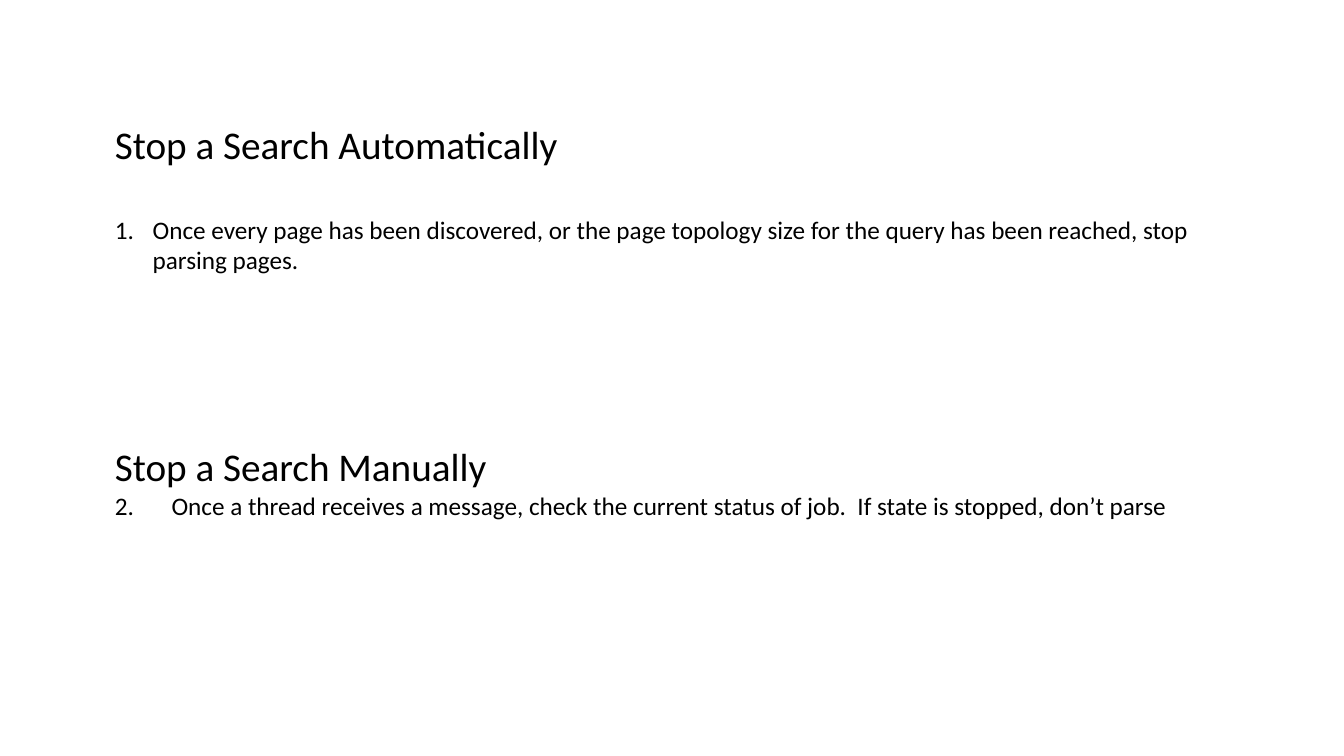
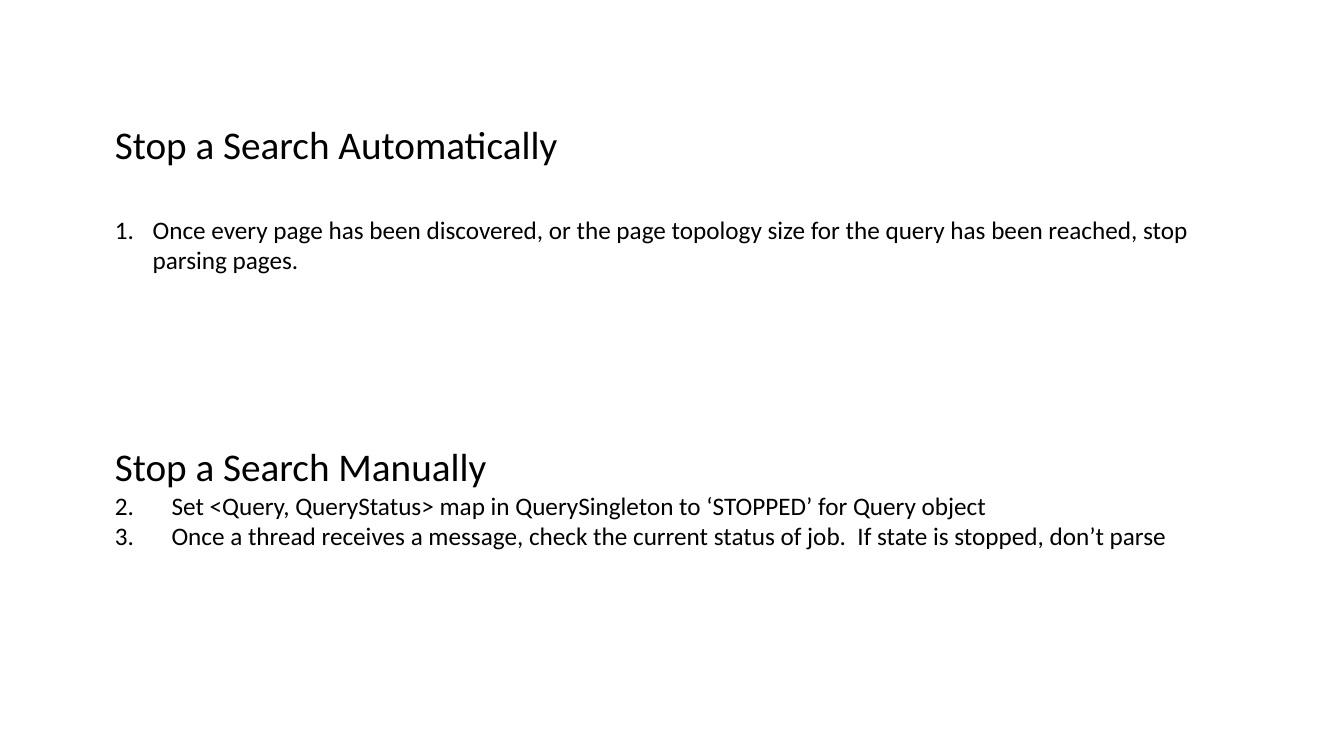
Before and after one commit to datim/squid, a slide deck: slide 9 of docs/design.pptx. Drawn at 1344x756 pixels with LibreOffice and Linux fonts; fonts in the diff are those of the drawing. Boxes give left, top, right and bottom in pixels: in the first picture for what was removed or moved away, otherwise in the second. Text is boxed around its words. In the diff, an @@ line names an element or a change of style, - is before the commit and + after.

Commit message:
Clear page topology at start of search. Check status in thread for max page counts

```diff
--- a/docs/design.pptx
+++ b/docs/design.pptx
@@ text at (172,497,986,520): paragraph added @@
+1. Set <Query, QueryStatus> map in QuerySingleton to ‘STOPPED’ for Query object
```
Also in this commit, not shown: 5 other slides changed, 2 slides added, 2 slides removed, 3 other files.
